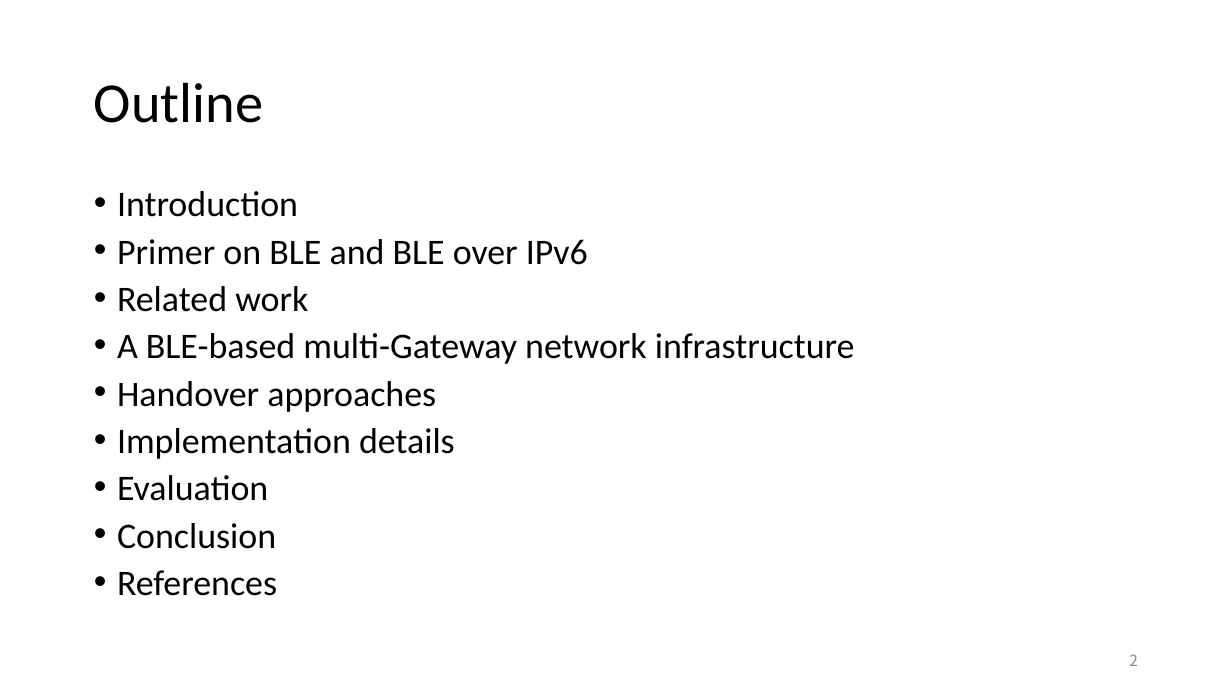
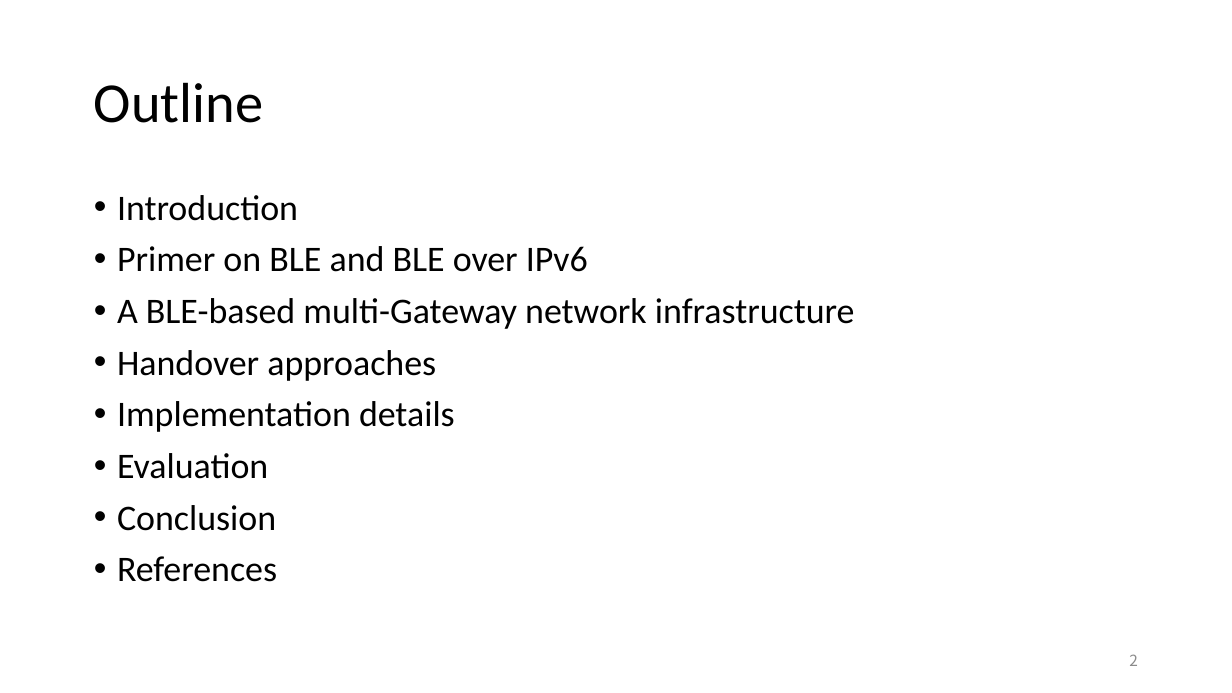
Before and after one commit to EKOISMYLOVE/NTUT_GM_PPT, a slide deck: slide 2 of A BLE-based multi-gateway network infrastructure with handover support for mobile BLE peripherals.pptx. Drawn at 1232x693 pixels with LibreOffice and Linux fonts; fonts in the diff are those of the drawing. Boxes give left, top, right and bottom in pixels: in the first picture for what was removed or moved away, otherwise in the second. Text is boxed around its words. In the diff, an @@ line names an element or a change of style, - is before the commit and + after.

Commit message:
0923 ver

```diff
--- a/A BLE-based multi-gateway network infrastructure with handover support for mobile BLE peripherals.pptx
+++ b/A BLE-based multi-gateway network infrastructure with handover support for mobile BLE peripherals.pptx
@@ text "Introduction" at (117,195,855,582): line spacing 0.8 to 0.9 @@
@@ text at (117,286,308,312): paragraph removed @@
-• Related work
```
Also in this commit, not shown: 1 slide removed.
